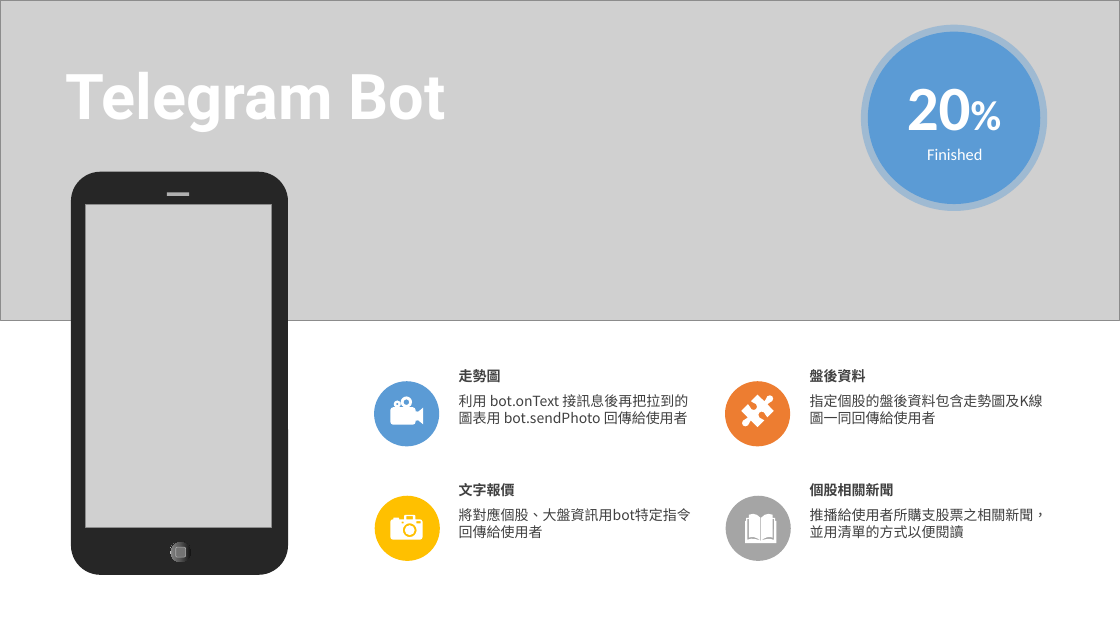
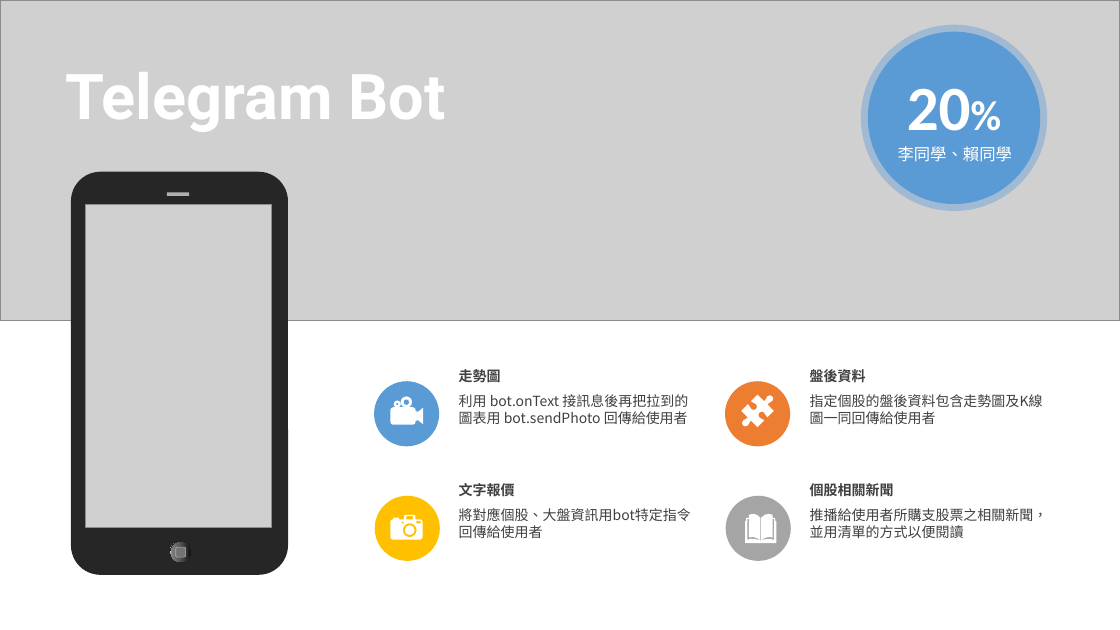
Before and after one commit to weipo0116/FinTech, a slide deck: slide 9 of homework/第二次階段回報.pptx. Drawn at 1120x630 pixels with LibreOffice and Linux fonts; fonts in the diff are those of the drawing; grey boxes stand for pictures. Boxes give left, top, right and bottom in pixels: in the first picture for what was removed or moved away, otherwise in the second. Text is boxed around its words. In the diff, an @@ line names an element or a change of style, - is before the commit and + after.

```diff
--- a/homework/第二次階段回報.pptx
+++ b/homework/第二次階段回報.pptx
@@ text at (x1=898, y1=146, x2=1012, y2=162): text changed @@
-Finished
+李同學、賴同學
```
Also in this commit, not shown: 1 other slide changed.
